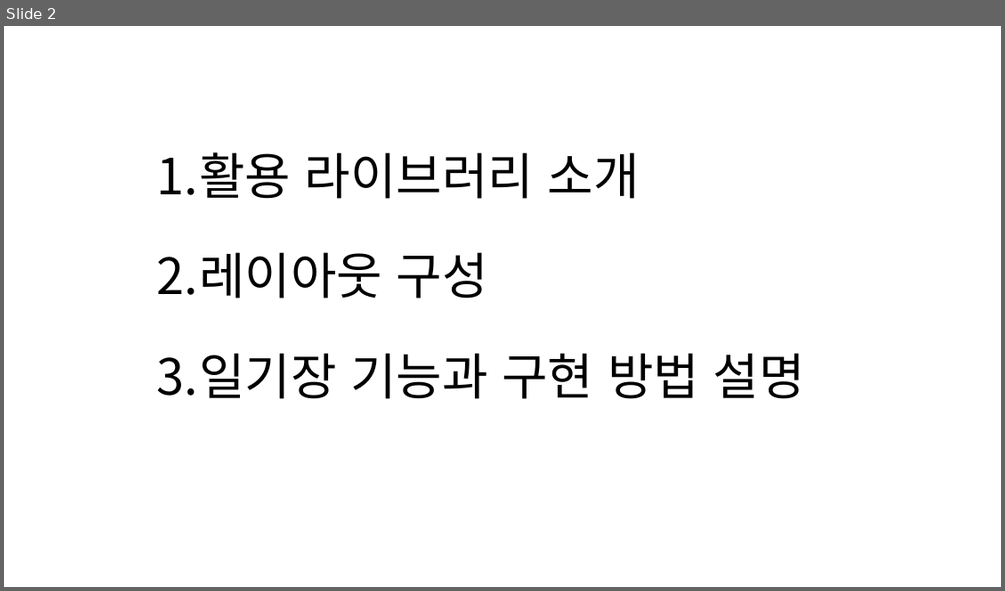
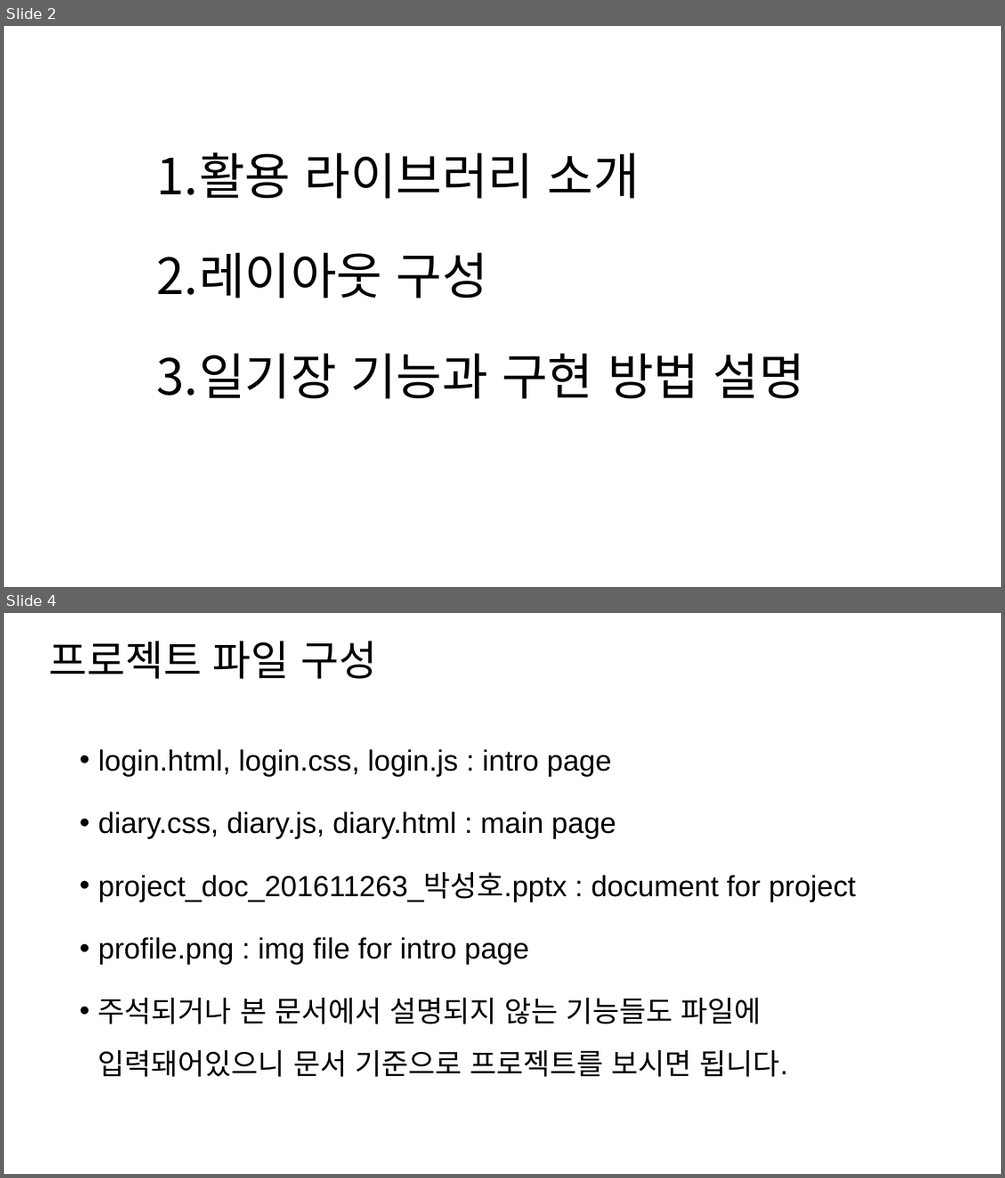
Before and after one commit to naem1023/PROJECT_webProgramming, a slide deck: project_doc_201611263_박성호.pptx. Shown one above the other, each under a label of ours: slide 2 before the commit, slides 2 and 4 after it; the slides between them are not shown. The pictures are 1005x591 and 1005x1178 pixels, drawn with LibreOffice and Linux fonts; fonts in the diff are those of the drawing. Boxes give left, top, right and bottom in pixels: in the first picture for what was removed or moved away, otherwise in the second. Text is boxed around its words. In the diff, an @@ line names an element or a change of style, - is before the commit and + after.

```diff
--- a/project_doc_201611263_박성호.pptx
+++ b/project_doc_201611263_박성호.pptx
@@ slide 4 added at <box>4,613,1001,1174</box>, background #FFFFFF @@
@@ text added at <box>48,641,378,679</box>, 40 pt, text #000000 @@
+프로젝트 파일 구성
@@ text added at <box>98,749,856,1077</box>, 28 pt, text #000000 @@
+• login.html, login.css, login.js : intro page
+• diary.css, diary.js, diary.html : main page
+• project_doc_201611263_박성호.pptx : document for project
+• profile.png : img file for intro page
+• 주석되거나 본 문서에서 설명되지 않는 기능들도 파일에 입력돼어있으니 문서 기준으로 프로젝트를 보시면 됩니다.
```
Also in this commit, not shown: 1 slide changed, 14 other slides added, 1 slide removed, 7 other files.
